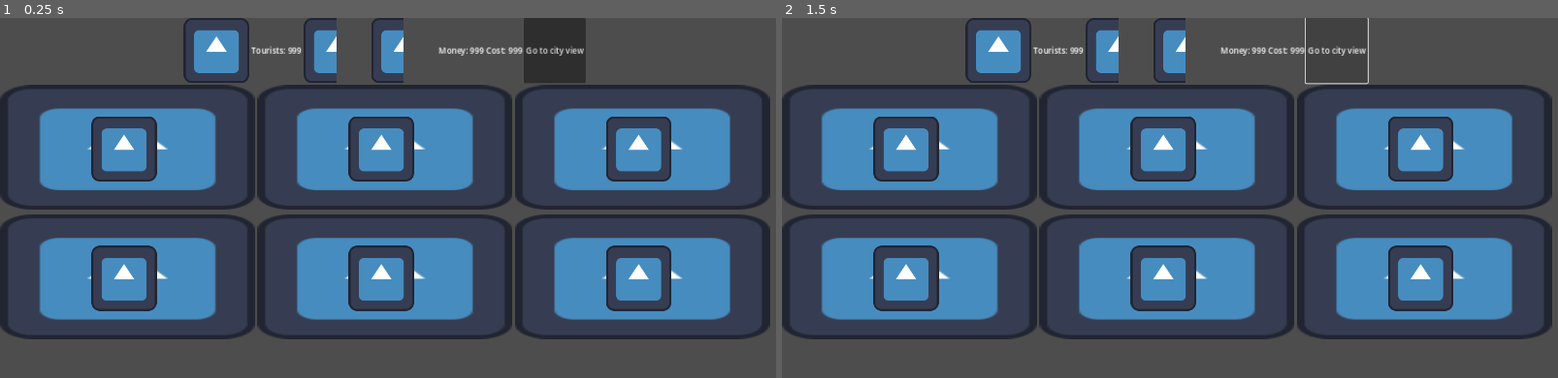
Above: before the commit, frames 1-2 (left to right).
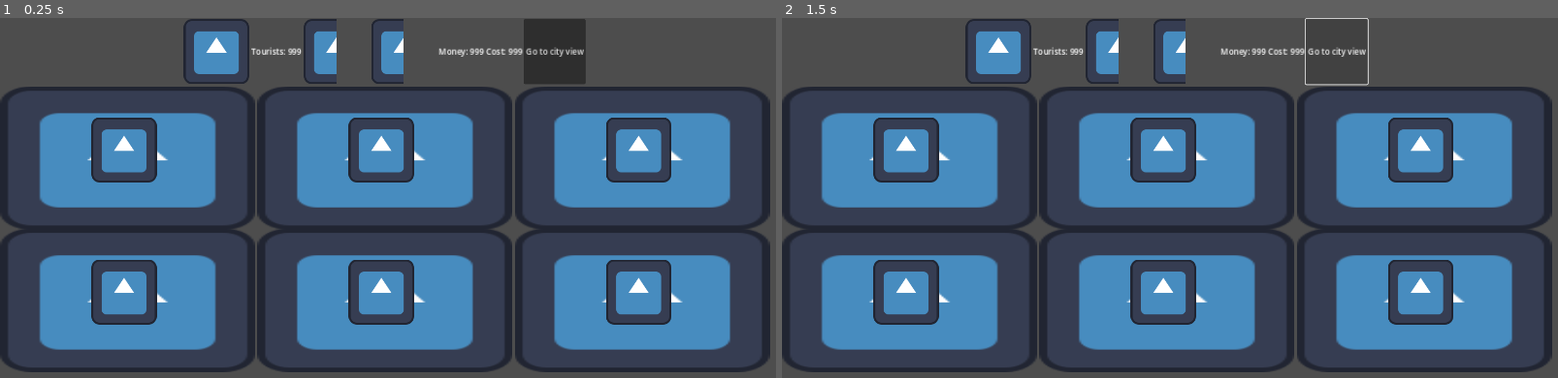
Above: after the commit, the same moments.

Repository: daniel-macias/energy-game
Game: Godot game, scene res://scenes/game.tscn
Two runs of this game, one before a commit and one after it. Both use one fixed random seed, a clock stepped at 60 frames per second and the inputs below. The engine's default icon, where the game draws it, is replaced by a stand-in: a white triangle on a blue panel in a dark square.
Inputs:
- Up to frame 1 (0.25 s): no input
- Up to frame 2 (1.5 s): click "Go to city view" at 0.5 s; click "Go to city view" at 1.25 s

The runs differ from the first frame. In frame 1, 24% of the frame differs, in the area x 0-100%, y 0-99%; in frame 2, 24%.

Commit message:
re-fixed the resolution, now the anchors are correct, they are good enough

Diff:
--- a/scenes/game.tscn
+++ b/scenes/game.tscn
@@ -5,14 +5,24 @@
 
 [node name="Control" type="Control"]
 layout_mode = 3
-anchors_preset = 0
-offset_right = 40.0
-offset_bottom = 40.0
+anchors_preset = 8
+anchor_left = 0.5
+anchor_top = 0.5
+anchor_right = 0.5
+anchor_bottom = 0.5
+offset_left = -760.0
+offset_top = -358.0
+offset_right = 760.0
+offset_bottom = 358.0
+grow_horizontal = 2
+grow_vertical = 2
+size_flags_horizontal = 4
 
 [node name="VBoxContainer" type="VBoxContainer" parent="."]
 layout_mode = 0
 offset_right = 1508.0
 offset_bottom = 636.0
+alignment = 1
 
 [node name="HBoxContainer" type="HBoxContainer" parent="VBoxContainer"]
 layout_mode = 2
@@ -52,6 +62,7 @@
 
 [node name="GridContainer" type="GridContainer" parent="VBoxContainer"]
 layout_mode = 2
+size_flags_horizontal = 4
 columns = 3
 
 [node name="Control" parent="VBoxContainer/GridContainer" instance=ExtResource("2_ylmqk")]
--- a/scenes/room.tscn
+++ b/scenes/room.tscn
@@ -3,7 +3,7 @@
 [ext_resource type="Texture2D" uid="uid://bpbnk8p61xp2l" path="res://icon.svg" id="1_4sh66"]
 
 [node name="Control" type="Control"]
-custom_minimum_size = Vector2(500, 250)
+custom_minimum_size = Vector2(500, 275)
 layout_mode = 3
 anchors_preset = 0
 offset_right = 409.0
@@ -12,7 +12,7 @@
 [node name="TextureRect" type="TextureRect" parent="."]
 layout_mode = 0
 offset_right = 500.0
-offset_bottom = 244.0
+offset_bottom = 282.0
 texture = ExtResource("1_4sh66")
 
 [node name="TextureButton" type="TextureButton" parent="."]
